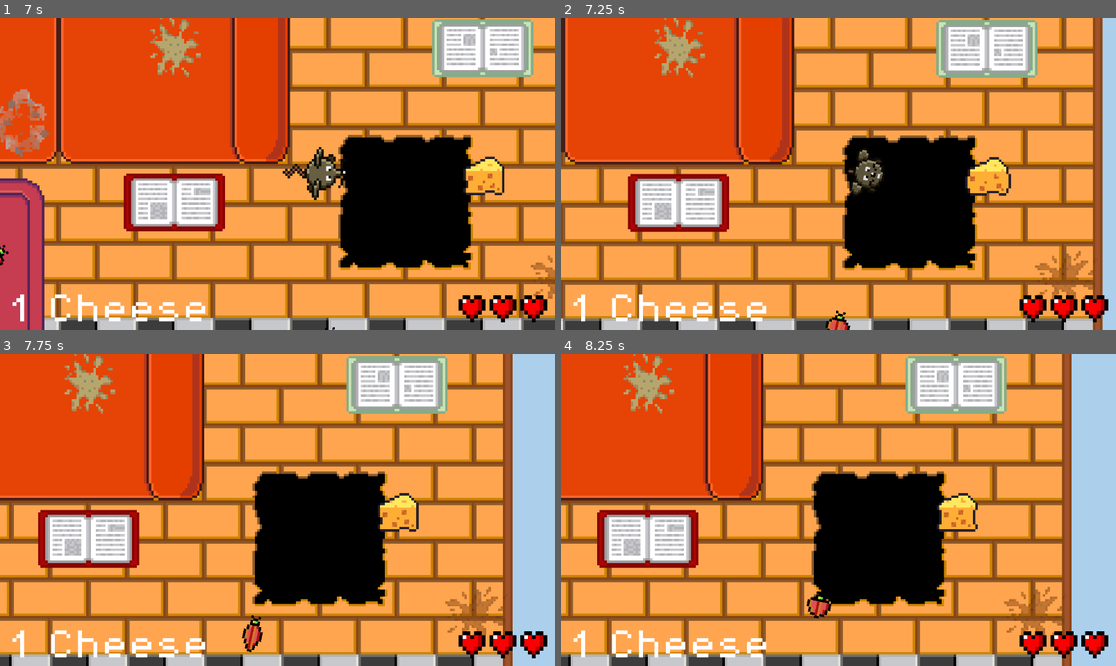
Above: before the commit, frames 1-4 (two rows, left to right).
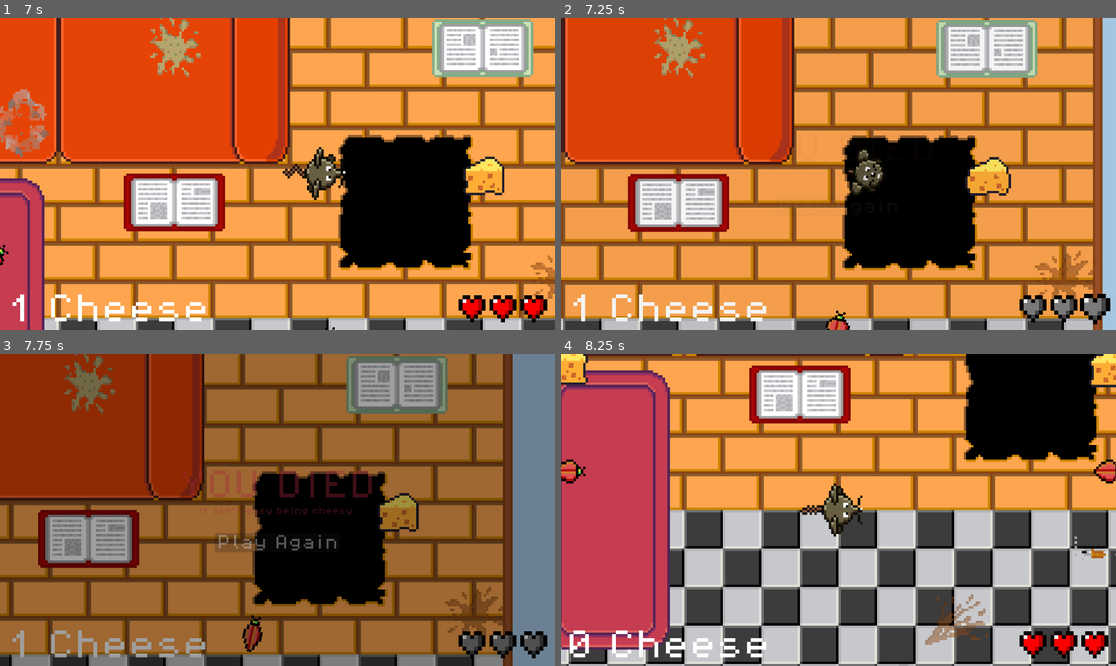
Above: after the commit, the same moments.

Repository: rasmussvala/TDDD23-Cheddar-Chase
Game: Godot game, scene res://scenes/game.tscn
Two runs of this game, one before a commit and one after it. Both use one fixed random seed, a clock stepped at 60 frames per second and the inputs below. This scene is started directly instead of the project's main scene.
Inputs (mouse positions are in pixels of both pictures, inside the frame that each line leads up to):
- Up to frame 1 (7 s): tap Enter at 0.5 s; hold Up (ui_up) 0.53-2.03 s; hold Left (ui_left) 2.03-3.53 s; hold Down (ui_down) 3.53-4.28 s; hold Right (ui_right) 4.28-5.03 s; hold Up (ui_up) 5.03-5.78 s; hold Right (ui_right) from 5.78 s (still down)
- Up to frame 2 (7.25 s): keep holding Right (ui_right)
- Up to frame 3 (7.75 s): keep holding Right (ui_right)
- Up to frame 4 (8.25 s): release Right (ui_right) at 8 s; click (838, 541) at 8 s, where only the run after the commit has a clickable "Play Again"

Frame 1 is identical in both runs. In frame 2, 0.6% of the frame differs, in the area x 83-99%, y 88-99%; in frame 3, 90%; in frame 4, 90%, in the area x 0-100%, y 0-100%.

Commit message:
Updated player with HUD and more
Made small adjustments to complete the merge.

Diff:
--- a/scenes/characters/mouse/player.tscn
+++ b/scenes/characters/mouse/player.tscn
@@ -1,14 +1,15 @@
-[gd_scene load_steps=83 format=3 uid="uid://dnlv8wuw8y7et"]
+[gd_scene load_steps=84 format=3 uid="uid://dnlv8wuw8y7et"]
 
 [ext_resource type="Script" path="res://scripts/characters/mouse/player.gd" id="1_p3jmh"]
-[ext_resource type="Texture2D" uid="uid://cnc8pblqp3s00" path="res://assets/characters/mouse/roll.png" id="2_72rxg"]
-[ext_resource type="Texture2D" uid="uid://c2jfclym1rp54" path="res://assets/characters/mouse/idle.png" id="2_ebnf0"]
-[ext_resource type="Texture2D" uid="uid://cuhsqfgqsiwbd" path="res://assets/characters/mouse/attack.png" id="2_kt0ko"]
-[ext_resource type="Texture2D" uid="uid://qrrdbwcuial7" path="res://assets/characters/mouse/damaged.png" id="3_7nwh7"]
-[ext_resource type="Texture2D" uid="uid://dlejngkxu8iex" path="res://assets/characters/mouse/walk.png" id="3_nllni"]
-[ext_resource type="Texture2D" uid="uid://c57n7m8rd2p0r" path="res://assets/characters/mouse/obstruct.png" id="3_wj4mi"]
-[ext_resource type="Texture2D" uid="uid://cx5sahijxh51p" path="res://assets/characters/mouse/death.png" id="4_u5uvf"]
-[ext_resource type="Texture2D" uid="uid://dqsuohh178t6r" path="res://assets/characters/mouse/fall.png" id="5_sjks1"]
+[ext_resource type="Texture2D" uid="uid://cyfqdjr67qal" path="res://assets/characters/mouse/roll.png" id="2_72rxg"]
+[ext_resource type="Texture2D" uid="uid://bp1rcp1swh1qv" path="res://assets/characters/mouse/idle.png" id="2_ebnf0"]
+[ext_resource type="Texture2D" uid="uid://b0oe6gbog3m7b" path="res://assets/characters/mouse/attack.png" id="2_kt0ko"]
+[ext_resource type="PackedScene" uid="uid://cq501sdvos586" path="res://scenes/tools/hud.tscn" id="2_ynafe"]
+[ext_resource type="Texture2D" uid="uid://8pecrlij57r" path="res://assets/characters/mouse/damaged.png" id="3_7nwh7"]
+[ext_resource type="Texture2D" uid="uid://bkcxs0v3dklet" path="res://assets/characters/mouse/walk.png" id="3_nllni"]
+[ext_resource type="Texture2D" uid="uid://bsip3hbh6x65y" path="res://assets/characters/mouse/obstruct.png" id="3_wj4mi"]
+[ext_resource type="Texture2D" uid="uid://2enbljnpdmo7" path="res://assets/characters/mouse/death.png" id="4_u5uvf"]
+[ext_resource type="Texture2D" uid="uid://cxc5dq2o6isif" path="res://assets/characters/mouse/fall.png" id="5_sjks1"]
 [ext_resource type="PackedScene" uid="uid://cxb8foogagtu4" path="res://scenes/tools/hurt_box.tscn" id="7_d2iwd"]
 [ext_resource type="PackedScene" uid="uid://bq7xttj67lksf" path="res://scenes/tools/hit_box.tscn" id="7_j7bjn"]
 
@@ -538,6 +539,8 @@
 collision_mask = 9
 script = ExtResource("1_p3jmh")
 
+[node name="hud" parent="." instance=ExtResource("2_ynafe")]
+
 [node name="animated_sprite_2d" type="AnimatedSprite2D" parent="."]
 sprite_frames = SubResource("SpriteFrames_copu8")
 animation = &"idle"
@@ -551,10 +554,6 @@
 scale = Vector2(0.6, 0.6)
 shape = SubResource("CircleShape2D_ua4rr")
 
-[node name="death_timer" type="Timer" parent="."]
-wait_time = 2.0
-one_shot = true
-
 [node name="hurt_box" parent="." instance=ExtResource("7_d2iwd")]
 scale = Vector2(0.6, 0.6)
 collision_mask = 32
@@ -568,5 +567,3 @@
 [node name="hit_box_collision" type="CollisionShape2D" parent="hit_box"]
 shape = SubResource("CircleShape2D_vktk8")
 debug_color = Color(0, 0.64181, 0.328266, 0.42)
-
-[connection signal="timeout" from="death_timer" to="." method="_on_death_timer_timeout"]
--- a/scenes/game.tscn
+++ b/scenes/game.tscn
@@ -1,7 +1,7 @@
 [gd_scene load_steps=9 format=3 uid="uid://b3wdmox28pm05"]
 
 [ext_resource type="Script" path="res://scripts/game_manager.gd" id="1_sqrlk"]
-[ext_resource type="PackedScene" uid="uid://cq501sdvos586" path="res://scenes/tools/hud.tscn" id="2_cdmx2"]
+[ext_resource type="PackedScene" uid="uid://86tsdexohbg4" path="res://scenes/death_screen.tscn" id="2_q0tgv"]
 [ext_resource type="PackedScene" uid="uid://ct4xnrb6ua7pq" path="res://scenes/characters/enemies/bug.tscn" id="2_yj2lc"]
 [ext_resource type="PackedScene" uid="uid://dnlv8wuw8y7et" path="res://scenes/characters/mouse/player.tscn" id="3_0xa32"]
 [ext_resource type="PackedScene" uid="uid://o8sj1thyh5lx" path="res://scenes/test/tile_map.tscn" id="3_no3av"]
@@ -17,7 +17,7 @@
 unique_name_in_owner = true
 script = ExtResource("1_sqrlk")
 
-[node name="hud" parent="." instance=ExtResource("2_cdmx2")]
+[node name="death_screen" parent="." instance=ExtResource("2_q0tgv")]
 unique_name_in_owner = true
 
 [node name="tile_map" parent="." instance=ExtResource("3_no3av")]
@@ -35,6 +35,7 @@
 position = Vector2(112, -16)
 
 [node name="player" parent="." instance=ExtResource("3_0xa32")]
+unique_name_in_owner = true
 
 [node name="cheese_1" parent="." instance=ExtResource("6_prwsy")]
 position = Vector2(-112, -59)
@@ -54,3 +55,5 @@
 position = Vector2(80, -48)
 shape = SubResource("RectangleShape2D_yseke")
 debug_color = Color(0.961248, 0, 0.511433, 0.42)
+
+[connection signal="trigger_death_screen" from="player" to="game_manager" method="_on_player_trigger_death_screen"]
--- a/scripts/characters/mouse/player.gd
+++ b/scripts/characters/mouse/player.gd
@@ -26,7 +26,7 @@
 var knockback_strength = 200
 
 # References to nodes
-@onready var hud: CanvasLayer = %hud
+@onready var hud: CanvasLayer = $hud
 @onready var animated_sprite_2d: AnimatedSprite2D = $animated_sprite_2d
 @onready var hit_box: HitBox = $hit_box
 @onready var hurt_box: HurtBox = $hurt_box
@@ -164,8 +164,6 @@
 
 # Function to handle player death
 func die():
-	const DEATH_SCREEN = preload("res://scenes/death_screen.tscn")
-
 	is_dead = true
 	animated_sprite_2d.play("death")
 	Engine.time_scale = 0.5
@@ -191,25 +189,6 @@
 			animated_sprite_2d.play("idle")
 		velocity = Vector2.ZERO
 
-# Function that handles when the timer is over
-func _on_death_timer_timeout() -> void:
-	Engine.time_scale = 1
-	queue_free()
-	get_tree().reload_current_scene()
-
-# Function to reset the player after falling
-func reset_player_after_fall():
-	global_position = spawn_point
-
-	velocity = Vector2.ZERO
-
-	if current_health <= 0:
-		die()
-	else:
-		$animated_sprite_2d.scale = Vector2.ONE
-		$animated_sprite_2d.modulate = Color(1, 1, 1, 1)
-		$animated_sprite_2d.rotation_degrees = 0
-
 # Function to handle when the player falls into a pit
 func fall_in_pit():
 	if is_falling:
@@ -218,7 +197,9 @@
 
 	animated_sprite_2d.play("fall")
 
-	current_health -= 1
+	current_health = 0
+	hud.update_health(current_health)
+	trigger_death_screen.emit()
 
 	var tween = get_tree().create_tween()
 	tween.tween_property($animated_sprite_2d, "scale", Vector2(), 1)
@@ -226,6 +207,4 @@
 	tween.parallel().tween_property($animated_sprite_2d, "rotation_degrees", 360.0, 2)
 	await tween.finished
 
-	reset_player_after_fall()
-
 	is_falling = false
--- a/scripts/game_manager.gd
+++ b/scripts/game_manager.gd
@@ -2,13 +2,13 @@
 
 var score = 0
 
-@onready var hud: CanvasLayer = %hud
 @onready var death_screen: CanvasLayer = %death_screen
+@onready var player: CharacterBody2D = %player
 
 # Add a point for collected cheese and update HUD
 func add_point() -> void:
 	score += 1
-	hud.update_score(score)
+	player.hud.update_score(score)
 
 func _on_player_trigger_death_screen() -> void:
 	death_screen.fade_in()
